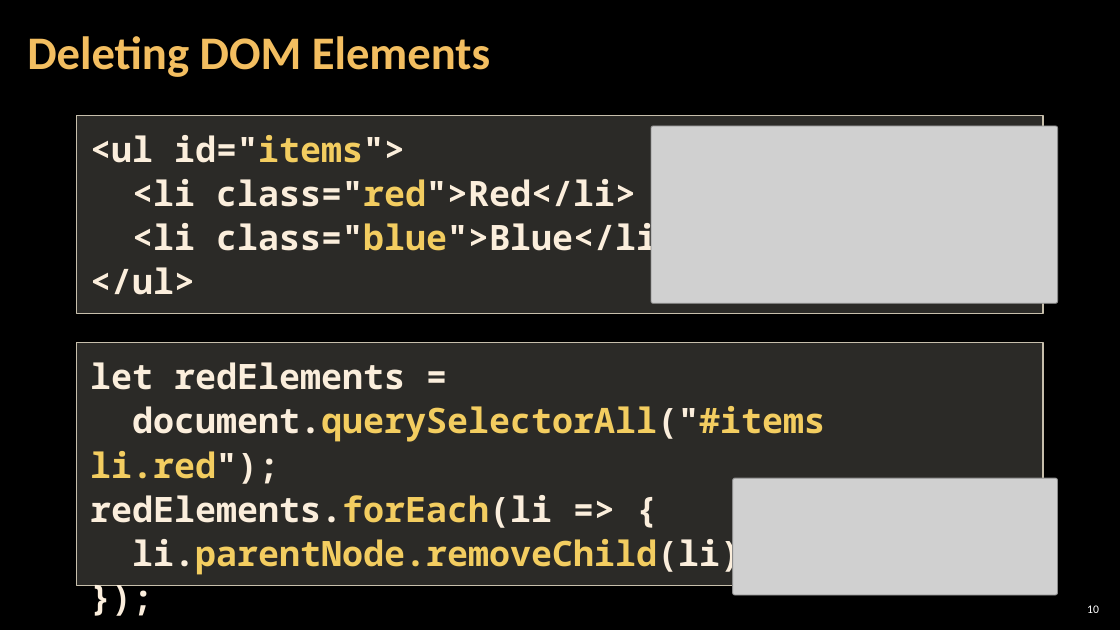
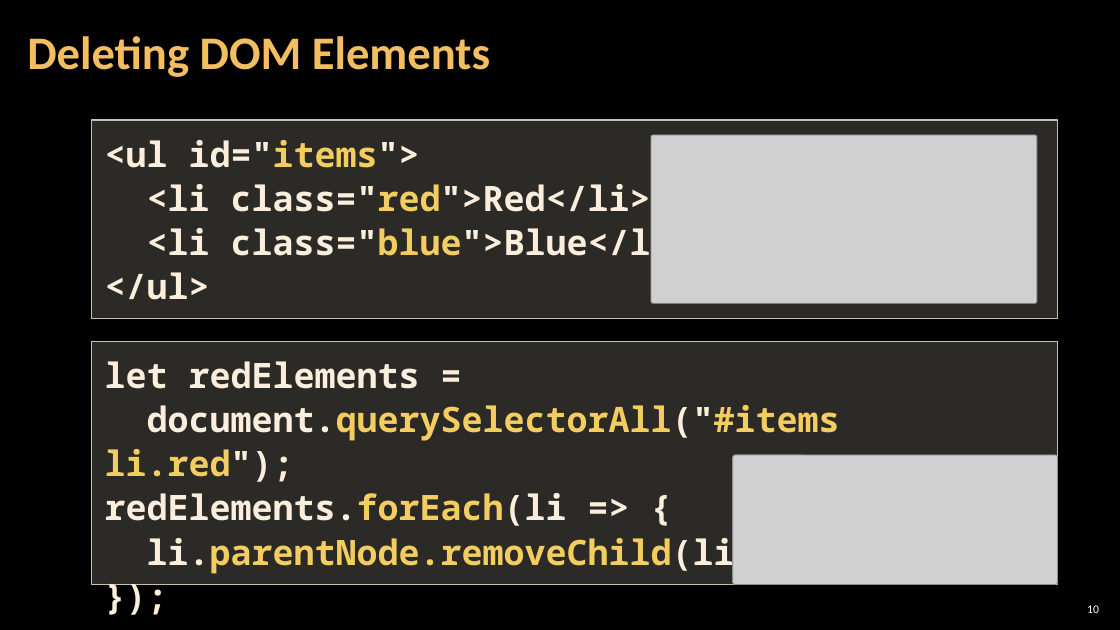
Before and after one commit to antoniaat/Front-End-Development, a slide deck: slide 10 of JavaScript_For_FrontEnd/02. JavaScript-for-Front-End-Introduction-to-DOM-and-Events/02. JavaScript-for-Front-End-Introduction-to-DOM-and-Events.pptx. Drawn at 1120x630 pixels with LibreOffice and Linux fonts; fonts in the diff are those of the drawing; grey boxes stand for pictures; background and template pictures are left out. Boxes give left, top, right and bottom in pixels: in the first picture for what was removed or moved away, otherwise in the second. Text is boxed around its words. In the diff, an @@ line names an element or a change of style, - is before the commit and + after.

```diff
--- a/JavaScript_For_FrontEnd/02. JavaScript-for-Front-End-Introduction-to-DOM-and-Events/02. JavaScript-for-Front-End-Introduction-to-DOM-and-Events.pptx
+++ b/JavaScript_For_FrontEnd/02. JavaScript-for-Front-End-Introduction-to-DOM-and-Events/02. JavaScript-for-Front-End-Introduction-to-DOM-and-Events.pptx
@@ rectangle "<ul id="items">": place and size @@
-rectangle "<ul id="items">" at [76, 115, 1043, 313]
+rectangle "<ul id="items">" at [92, 120, 1058, 318]
@@ picture: place and size @@
-picture at [651, 126, 1058, 303]
+picture at [651, 135, 1037, 303]
@@ rectangle "let redElements =": place and size @@
-rectangle "let redElements =" at [76, 343, 1043, 586]
+rectangle "let redElements =" at [92, 342, 1058, 585]
@@ picture: place and size @@
-picture at [733, 478, 1058, 595]
+picture at [733, 455, 1058, 585]
```
Also in this commit, not shown: 9 other slides changed.
